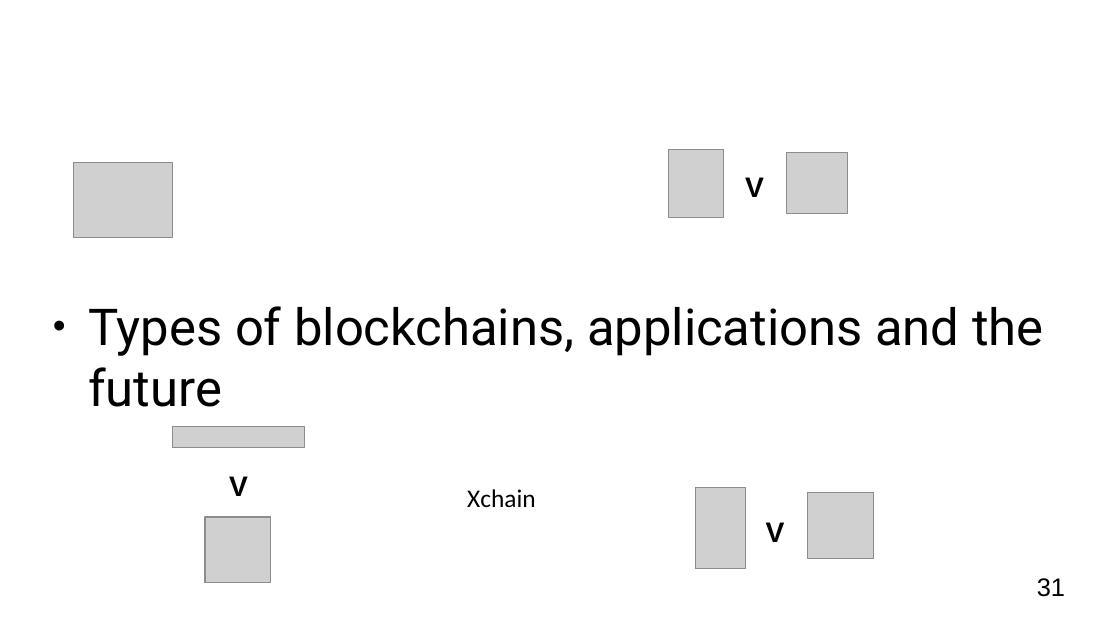
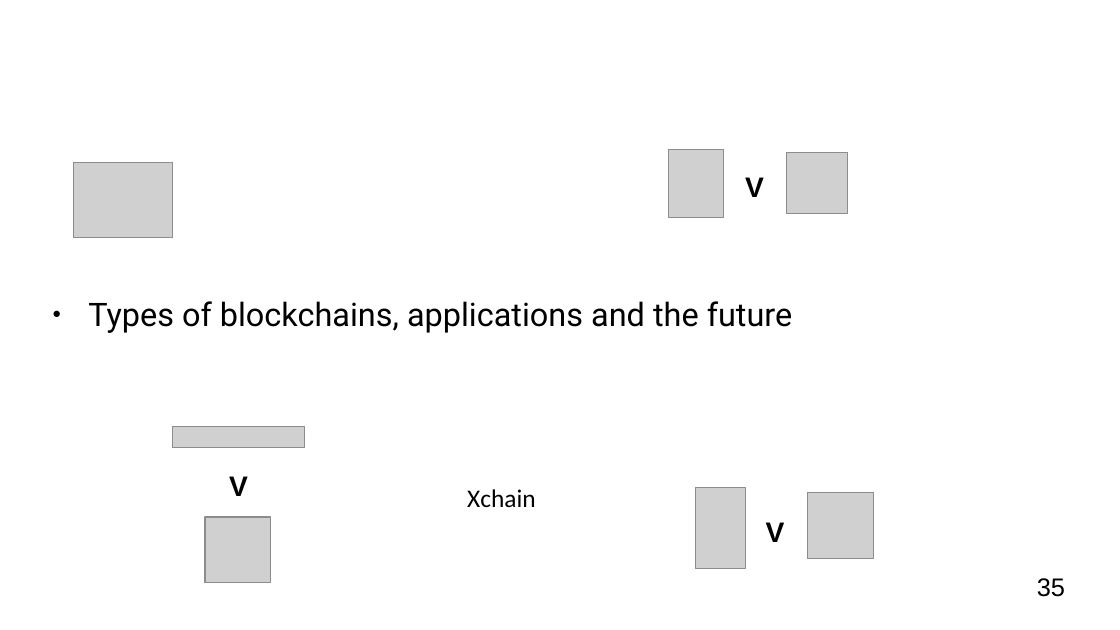
Before and after one commit to OrfeasLitos/blockchain_slides, a slide deck: slide 35 of presentation.pptx (slide 31 before the commit). Drawn at 1120x630 pixels with LibreOffice and Linux fonts; fonts in the diff are those of the drawing; grey boxes stand for pictures; background and template pictures are left out. Boxes give left, top, right and bottom in pixels: in the first picture for what was removed or moved away, otherwise in the second. Text is boxed around its words. In the diff, an @@ line names an element or a change of style, - is before the commit and + after.

```diff
--- a/presentation.pptx
+++ b/presentation.pptx
@@ text "Types of blockchains, applications and ..." at (88, 301, 793, 333): size 36 to 23 pt @@
@@ page number at (1037, 578, 1065, 597): text changed @@
-31
+35
```
Also in this commit, not shown: 9 other slides changed, 5 slides added, 1 other file.
